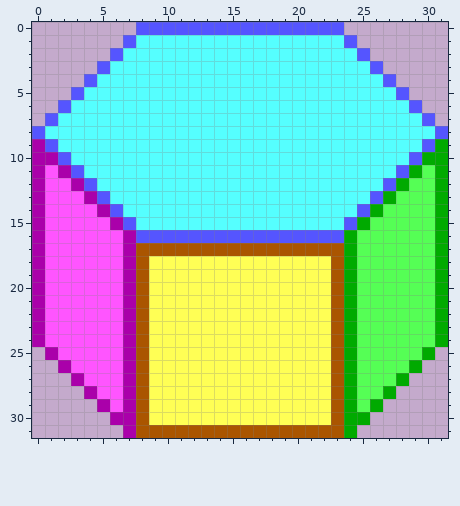
Edited in one commit: pixel-art file (asset_src/hexprism32.aseprite). That is the earlier state.
32x32 pixels, 1 frame.
After the commit:
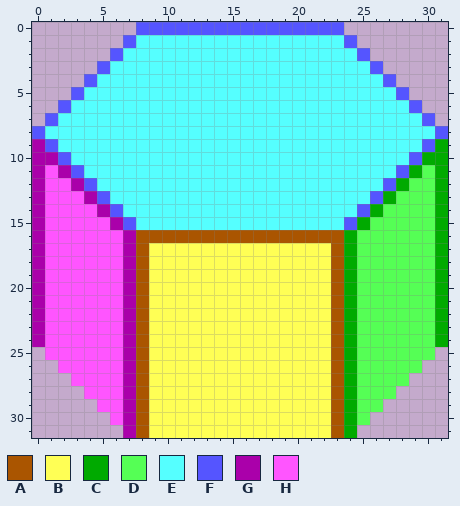
Palette (. is transparent): A #aa5500  B #ffff55  C #00aa00  D #55ff55  E #55ffff  F #5555ff  G #aa00aa  H #ff55ff
What changed:
Colour F gives way to colour A in row 16 at x 8 to 23.
Colour A gives way to colour B in row 17 at x 9 to 22; in row 31 at x 9 to 22.
Colour C gives way to colour D in row 25 at x 30; in row 26 at x 29; in row 27 at x 28; in row 28 at x 27; in row 29 at x 26; in row 30 at x 25.
Colour G gives way to colour H in row 25 at x 1; in row 26 at x 2; in row 27 at x 3; in row 28 at x 4; in row 29 at x 5; in row 30 at x 6.
Changed places in both pictures, as pixel boxes (x1, y1, x2, y2):
changed: (136, 230, 344, 256)
changed: (45, 347, 435, 438)
